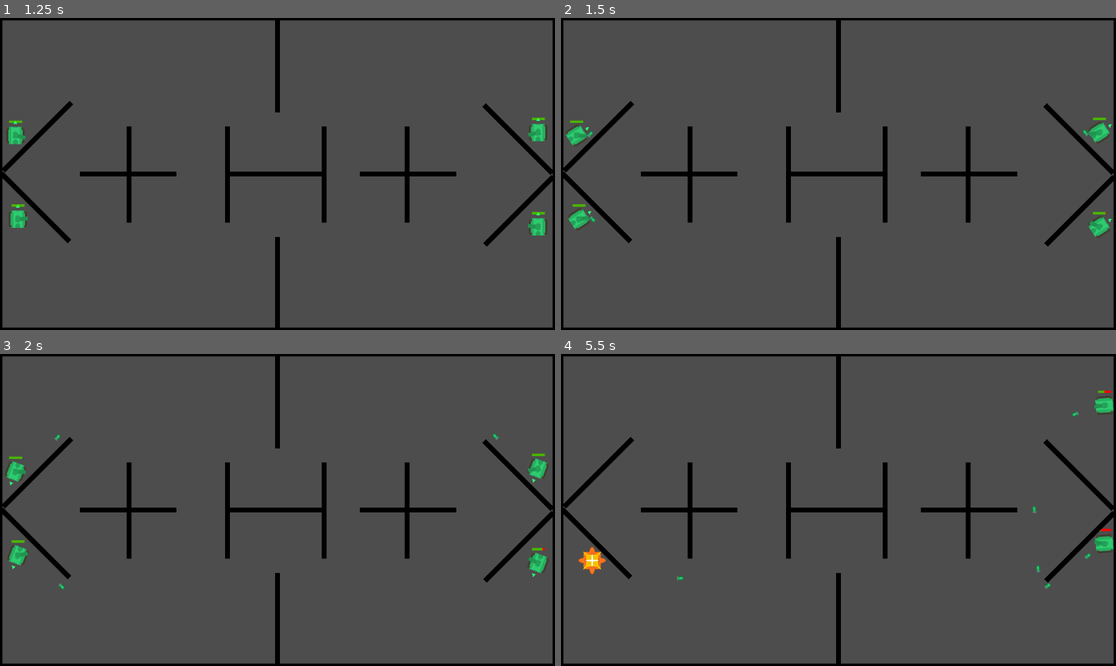
Above: before the commit, frames 1-4 (two rows, left to right).
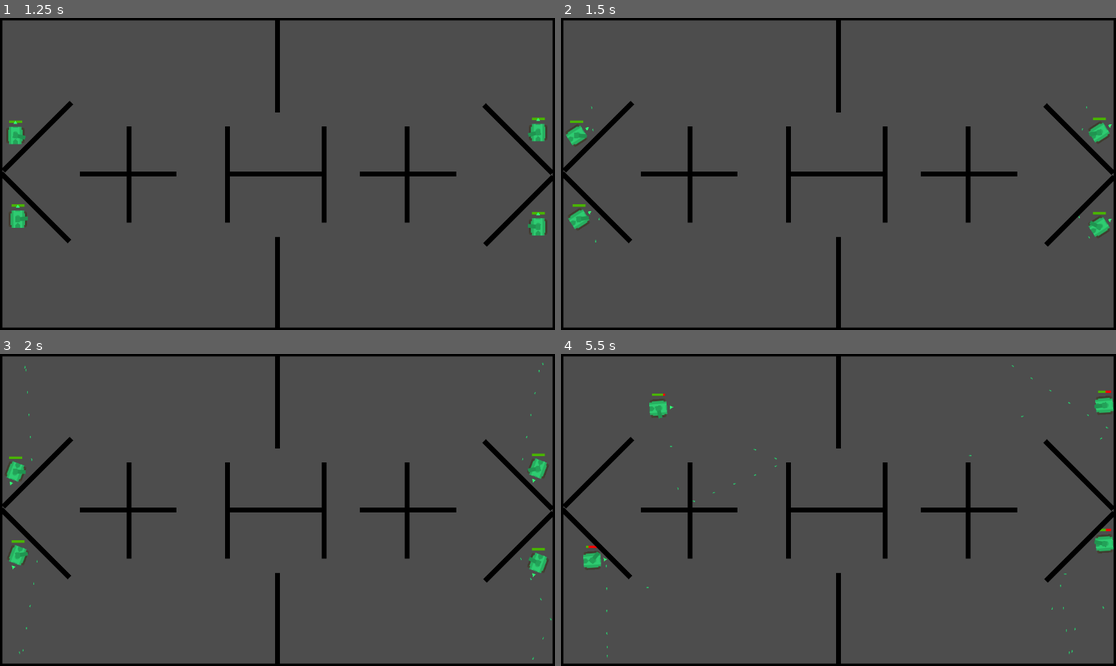
Above: after the commit, the same moments.

Repository: Koala118th/Tank-AWS
Game: Godot game, scene res://Interfaces/Main Menu/main_menu.tscn
Two runs of this game, one before a commit and one after it. Both use one fixed random seed, a clock stepped at 60 frames per second and the inputs below.
Inputs (mouse positions are in pixels of both pictures, inside the frame that each line leads up to):
- Up to frame 1 (1.25 s): click "Get Started" at 0.5 s
- Up to frame 2 (1.5 s): tap Enter at 1.25 s; move the mouse to (960, 158) at 1.27 s; press the mouse at (960, 158) at 1.28 s; hold D (turn_right) from 1.28 s (still down)
- Up to frame 3 (2 s): keep holding D (turn_right)
- Up to frame 4 (5.5 s): move the mouse to (727, 525) at 2.02 s; release D (turn_right) at 2.03 s; release the mouse at (727, 525) at 2.03 s; hold S (move_backward) 2.03-2.78 s; click (727, 525) at 2.1 s; move the mouse to (894, 441) at 2.77 s; press the mouse at (894, 441) at 2.78 s; hold D (turn_right) 2.78-3.53 s; move the mouse to (810, 572) at 3.52 s; release the mouse at (810, 572) at 3.53 s; hold W (move_forward) 3.53-4.28 s; click (810, 572) at 3.6 s; move the mouse to (1005, 556) at 4.27 s; press the mouse at (1005, 556) at 4.28 s; hold A (turn_left) from 4.28 s (still down); move the mouse to (672, 463) at 5.02 s; release the mouse at (672, 463) at 5.03 s; click (672, 463) at 5.1 s

Frame 1 is identical in both runs. In frame 2, less than 0.1% of the frame differs, in the area x 4-99%, y 28-72%; in frame 3, less than 0.1%; in frame 4, 0.6%, in the area x 3-100%, y 3-98%.

Commit message:
add small

Diff:
--- a/Entities/Tank/tank.gd
+++ b/Entities/Tank/tank.gd
@@ -2,10 +2,13 @@
 class_name Tank
 
 const MAX_HEALTH: int = 100
-@export var bullet_scene: PackedScene =preload("res://Objects/projectile/bullet/bullet.tscn")
-@export var sniper_scene: PackedScene =preload("res://Objects/projectile/sniper/sniper.tscn")
-@export var chaser_scene: PackedScene =preload("res://Objects/projectile/chaser/chaser.tscn")
-@export var explosion_scene: PackedScene =preload("res://Entities/Explosion/explosion.tscn")
+var bullet_scene: PackedScene =preload("res://Objects/projectile/bullet/bullet.tscn")
+var sniper_scene: PackedScene =preload("res://Objects/projectile/sniper/sniper.tscn")
+var chaser_scene: PackedScene =preload("res://Objects/projectile/chaser/chaser.tscn")
+var small_scene: PackedScene =preload("res://Objects/projectile/small/small.tscn")
+var explosion_scene: PackedScene =preload("res://Entities/Explosion/explosion.tscn")
+
+@export var current_ammo: PackedScene = small_scene
 
 @export var speed: float = 150.0
 @export var turn_speed: float = 5.0
@@ -42,8 +45,8 @@
 	var forward = Input.get_axis("move_backward", "move_forward")
 	velocity = Vector2.UP.rotated(body.rotation) * forward * speed
 
-	if Input.is_action_just_pressed("shoot") == true:
-		shoot(chaser_scene)
+	if Input.is_action_pressed("shoot") == true:
+		shoot(current_ammo)
 
 	move_and_slide()
 
--- a/Objects/projectile/chaser/chaser.tscn
+++ b/Objects/projectile/chaser/chaser.tscn
@@ -15,7 +15,7 @@
 script = ExtResource("2_v0nso")
 speed = 180.0
 damage = 20.0
-fire_cooldown = 0.1
+fire_cooldown = 0.5
 
 [node name="Sprite2D" parent="." index="0" unique_id=1784469120]
 texture = ExtResource("3_u3bil")
--- /dev/null
+++ b/Objects/projectile/small/small.tscn
@@ -0,0 +1,25 @@
+[gd_scene format=3 uid="uid://di48uvev2r8sg"]
+
+[ext_resource type="PackedScene" uid="uid://dt6g3kf66otjm" path="res://Objects/projectile/projectile.tscn" id="1_8jhwm"]
+[ext_resource type="Texture2D" uid="uid://hjcqm1po0y8k" path="res://Assets/PNG/bulletGreen1.png" id="2_1jbff"]
+
+[sub_resource type="RectangleShape2D" id="RectangleShape2D_kgo4g"]
+size = Vector2(2, 5)
+
+[sub_resource type="RectangleShape2D" id="RectangleShape2D_7ha1i"]
+size = Vector2(2, 5)
+
+[node name="Small" unique_id=2093711468 instance=ExtResource("1_8jhwm")]
+speed = 400.0
+damage = 5.0
+fire_cooldown = 0.1
+
+[node name="Sprite2D" parent="." index="0" unique_id=1784469120]
+scale = Vector2(0.5, 0.5)
+texture = ExtResource("2_1jbff")
+
+[node name="CollisionShape2D" parent="EnemyDetectionArea" parent_id_path=PackedInt32Array(1894152565) index="0" unique_id=1678753695]
+shape = SubResource("RectangleShape2D_kgo4g")
+
+[node name="CollisionShape2D" parent="." index="3" unique_id=346569427]
+shape = SubResource("RectangleShape2D_7ha1i")
